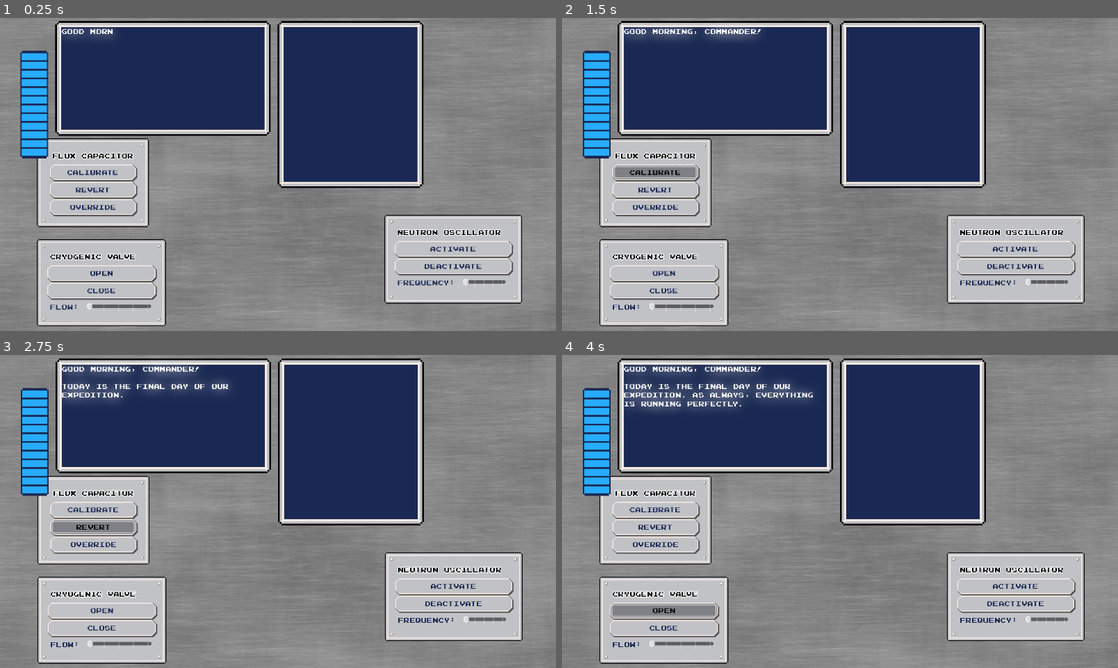
Above: before the commit, frames 1-4 (two rows, left to right).
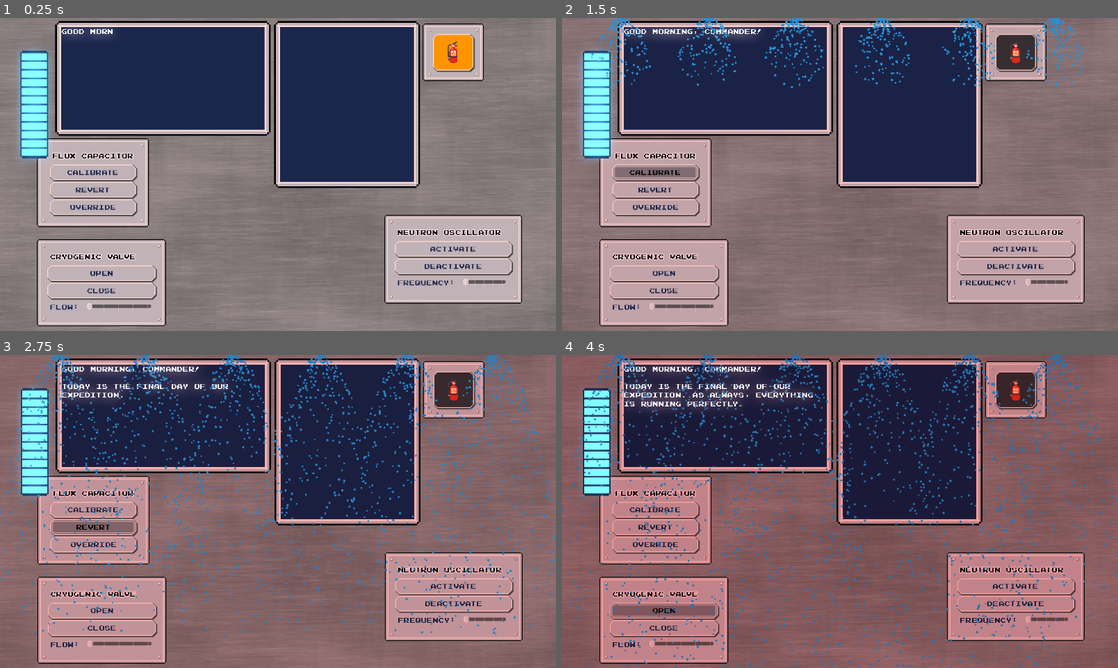
Above: after the commit, the same moments.

Repository: MarcosPRus/gamejambrackeys2025.1
Game: Godot game, scene res://Objects/Main/main.tscn
Same seed, same stepped clock (60 frames per second), same inputs: the game is played once before the commit and once after it.
Inputs (mouse positions are in pixels of both pictures, inside the frame that each line leads up to):
- Up to frame 1 (0.25 s): no input
- Up to frame 2 (1.5 s): click (1017, 52) at 0.5 s, where only the run after the commit has a clickable "🧯"; click "Calibrate" at 1.25 s
- Up to frame 3 (2.75 s): click "Revert" at 2 s
- Up to frame 4 (4 s): click "Override" at 2.75 s; click "Open" at 3.5 s

The runs differ from the first frame. In frame 1, 5.6% of the frame differs, in the area x 3-88%, y 0-55%; in frame 2, 26%; in frame 3, 75%; in frame 4, 97%, in the area x 0-100%, y 0-100%.

Commit message:
finished crisis mode
Added fire supression system, dropping panels, red lights, etc

Diff:
--- a/Assets/Resources/CustomTheme.tres
+++ b/Assets/Resources/CustomTheme.tres
@@ -1,5 +1,6 @@
 [gd_resource type="Theme" load_steps=6 format=3 uid="uid://qphyb6yi7v3u"]
 
+[ext_resource type="StyleBox" uid="uid://dds2q1x1864sf" path="res://Assets/Resources/new_style_box_flat.tres" id="1_b4d6a"]
 [ext_resource type="Texture2D" uid="uid://bld2e0sw1qiga" path="res://Assets/Sprites/GUI Elements/Panel_Texture.png" id="1_rmgjf"]
 
 [sub_resource type="StyleBoxFlat" id="StyleBoxFlat_mq6v0"]
@@ -40,25 +41,6 @@
 shadow_size = 2
 shadow_offset = Vector2(2, 2)
 
-[sub_resource type="StyleBoxFlat" id="StyleBoxFlat_w216r"]
-bg_color = Color(0.760784, 0.764706, 0.780392, 1)
-border_width_left = 2
-border_width_top = 2
-border_width_right = 2
-border_width_bottom = 2
-border_color = Color(1, 0.945098, 0.909804, 1)
-corner_radius_top_left = 8
-corner_radius_top_right = 8
-corner_radius_bottom_right = 8
-corner_radius_bottom_left = 8
-corner_detail = 1
-expand_margin_left = 6.0
-expand_margin_top = 6.0
-expand_margin_right = 6.0
-expand_margin_bottom = 6.0
-shadow_size = 2
-shadow_offset = Vector2(2, 2)
-
 [sub_resource type="StyleBoxTexture" id="StyleBoxTexture_euyy8"]
 texture = ExtResource("1_rmgjf")
 texture_margin_left = 20.0
@@ -80,7 +62,7 @@
 Button/colors/font_pressed_color = Color(1, 1, 1, 1)
 Button/styles/hover = SubResource("StyleBoxFlat_mq6v0")
 Button/styles/hover_pressed = SubResource("StyleBoxFlat_sc32y")
-Button/styles/normal = SubResource("StyleBoxFlat_w216r")
+Button/styles/normal = ExtResource("1_b4d6a")
 Button/styles/pressed = SubResource("StyleBoxFlat_sc32y")
 HSlider/icons/grabber = null
 Label/colors/font_color = Color(0.113725, 0.168627, 0.32549, 1)
--- /dev/null
+++ b/Assets/Resources/new_style_box_flat.tres
@@ -0,0 +1,20 @@
+[gd_resource type="StyleBoxFlat" format=3 uid="uid://dds2q1x1864sf"]
+
+[resource]
+bg_color = Color(0.760784, 0.764706, 0.780392, 1)
+border_width_left = 2
+border_width_top = 2
+border_width_right = 2
+border_width_bottom = 2
+border_color = Color(1, 0.945098, 0.909804, 1)
+corner_radius_top_left = 8
+corner_radius_top_right = 8
+corner_radius_bottom_right = 8
+corner_radius_bottom_left = 8
+corner_detail = 1
+expand_margin_left = 6.0
+expand_margin_top = 6.0
+expand_margin_right = 6.0
+expand_margin_bottom = 6.0
+shadow_size = 2
+shadow_offset = Vector2(2, 2)
--- a/Objects/CrisisHandler/crisis_handler.gd
+++ b/Objects/CrisisHandler/crisis_handler.gd
@@ -6,21 +6,25 @@
 @onready var ExplosionSoundPlayer = $ExplosionSoundPlayer
 @onready var AlarmSoundPlayer = $AlarmSoundPlayer
 @onready var SprinklerSystem = $SprinklerSystem
+@onready var RedLights = $RedLight/AnimationPlayer
 
-var fire_chance: float = 0.001
-var panel_drop_chance: float = 0.0005
+var fire_chance: float = 0.005
+var panel_drop_chance: float = 0.005
 
 
 func _process(delta: float) -> void:
 	if Global.crisis_mode:
 		if !AlarmSoundPlayer.playing:
 			AlarmSoundPlayer.play()
+		if !RedLights.is_playing():
+			RedLights.play("blink_red_light")
 		shake_camera()
 		create_fires()
 		drop_panels()
 		Global.ship_integrity -= delta
 	else:
 		AlarmSoundPlayer.stop()
+		RedLights.stop()
 
 
 
@@ -36,11 +40,9 @@
 		fire_instance.global_position = Vector2(randi_range(0,1280), randi_range(0,720))
 		get_tree().current_scene.add_child(fire_instance)
 
-		SprinklerSystem.start_sprinklers()
-
 func drop_panels():
-	pass
-
+	if randf() < panel_drop_chance * Global.crisis_level:
+		Global.GUI.drop_panel()
 
 func run_crisis_mode() -> void:
 	var intensity: int = randi_range(10,40)
--- a/Objects/CrisisHandler/crisis_handler.tscn
+++ b/Objects/CrisisHandler/crisis_handler.tscn
@@ -1,10 +1,48 @@
-[gd_scene load_steps=6 format=3 uid="uid://dkv51fcanfo0r"]
+[gd_scene load_steps=9 format=3 uid="uid://dkv51fcanfo0r"]
 
 [ext_resource type="Script" path="res://Objects/CrisisHandler/crisis_handler.gd" id="1_h1dux"]
 [ext_resource type="Script" path="res://Objects/Main/camera_2d.gd" id="2_65ngm"]
 [ext_resource type="AudioStream" uid="uid://wfldvutwd6wk" path="res://Assets/Sounds/Arcade Explosion.wav" id="3_iafhy"]
 [ext_resource type="AudioStream" uid="uid://cwcyikhxgh72g" path="res://Assets/Sounds/Alarm Sound.wav" id="4_q55hf"]
 [ext_resource type="PackedScene" uid="uid://cinyq7s5lh2pt" path="res://Objects/SprinklerSystem/sprinkler_system.tscn" id="5_yquw4"]
+
+[sub_resource type="Animation" id="Animation_rkmp6"]
+resource_name = "blink_red_light"
+length = 1.15
+loop_mode = 1
+tracks/0/type = "value"
+tracks/0/imported = false
+tracks/0/enabled = true
+tracks/0/path = NodePath(".:color")
+tracks/0/interp = 1
+tracks/0/loop_wrap = true
+tracks/0/keys = {
+"times": PackedFloat32Array(0, 0.575, 1.15),
+"transitions": PackedFloat32Array(1, 1, 1),
+"update": 0,
+"values": [Color(1, 1, 1, 1), Color(1, 0.53025, 0.55653, 1), Color(1, 1, 1, 1)]
+}
+
+[sub_resource type="Animation" id="Animation_4aunh"]
+length = 0.001
+tracks/0/type = "value"
+tracks/0/imported = false
+tracks/0/enabled = true
+tracks/0/path = NodePath(".:color")
+tracks/0/interp = 1
+tracks/0/loop_wrap = true
+tracks/0/keys = {
+"times": PackedFloat32Array(0),
+"transitions": PackedFloat32Array(1),
+"update": 0,
+"values": [Color(1, 0, 0.302, 0.216)]
+}
+
+[sub_resource type="AnimationLibrary" id="AnimationLibrary_her8n"]
+_data = {
+"RESET": SubResource("Animation_4aunh"),
+"blink_red_light": SubResource("Animation_rkmp6")
+}
 
 [node name="CrisisHandler" type="Node2D"]
 script = ExtResource("1_h1dux")
@@ -22,3 +60,12 @@
 volume_db = -15.0
 
 [node name="SprinklerSystem" parent="." instance=ExtResource("5_yquw4")]
+
+[node name="RedLight" type="CanvasModulate" parent="."]
+color = Color(1, 0, 0.302, 0.216)
+
+[node name="AnimationPlayer" type="AnimationPlayer" parent="RedLight"]
+libraries = {
+"": SubResource("AnimationLibrary_her8n")
+}
+autoplay = "blink_red_light"
--- /dev/null
+++ b/Objects/Fire/fire.gd
@@ -0,0 +1,19 @@
+extends GPUParticles2D
+
+var extinguishing: bool = false
+
+func _process(delta: float) -> void:
+	if Global.SprinklerSystem.sprinklers_on and !extinguishing:
+		extinguish()
+
+	#print(modulate.a)
+
+
+func extinguish() -> void:
+	emitting = false
+	await get_tree().create_timer(10).timeout
+	queue_free()
+	#extinguishing = true
+	#var tween = get_tree().create_tween()
+	#tween.tween_property(self, "modulate.a", 0.0, 5)
+	#print("EXTINGUISH MEE")
--- a/Objects/Fire/fire.tscn
+++ b/Objects/Fire/fire.tscn
@@ -1,7 +1,8 @@
-[gd_scene load_steps=9 format=3 uid="uid://dxgd1q1kxrimq"]
+[gd_scene load_steps=10 format=3 uid="uid://dxgd1q1kxrimq"]
 
 [ext_resource type="Gradient" uid="uid://mal4qwrhwhn5" path="res://Objects/Fire/Fire_gradient.tres" id="1_y2c33"]
 [ext_resource type="Texture2D" uid="uid://yuogmei7ba43" path="res://Objects/Fire/fire_texture.tres" id="2_f0uli"]
+[ext_resource type="Script" path="res://Objects/Fire/fire.gd" id="3_30afx"]
 
 [sub_resource type="GradientTexture1D" id="GradientTexture1D_w06ne"]
 gradient = ExtResource("1_y2c33")
@@ -43,3 +44,4 @@
 process_material = SubResource("ParticleProcessMaterial_3bmk3")
 texture = ExtResource("2_f0uli")
 lifetime = 10.0
+script = ExtResource("3_30afx")
--- a/Objects/GUI/GUI.tscn
+++ b/Objects/GUI/GUI.tscn
@@ -6,6 +6,25 @@
 [ext_resource type="Texture2D" uid="uid://uyipdsugflsm" path="res://Assets/Sprites/GUI Elements/ProgressBar/Under.png" id="4_jagda"]
 [ext_resource type="Texture2D" uid="uid://he51s5s6sicu" path="res://Assets/Sprites/GUI Elements/ProgressBar/Progress.png" id="5_wabh2"]
 [ext_resource type="Texture2D" uid="uid://7oe48uy43yie" path="res://Assets/Sprites/GUI Elements/Screen_Texture.png" id="6_2t3lh"]
+
+[sub_resource type="StyleBoxFlat" id="StyleBoxFlat_ss7xu"]
+bg_color = Color(1, 0.639216, 0, 1)
+border_width_left = 2
+border_width_top = 2
+border_width_right = 2
+border_width_bottom = 2
+border_color = Color(1, 0.945098, 0.909804, 1)
+corner_radius_top_left = 8
+corner_radius_top_right = 8
+corner_radius_bottom_right = 8
+corner_radius_bottom_left = 8
+corner_detail = 1
+expand_margin_left = 6.0
+expand_margin_top = 6.0
+expand_margin_right = 6.0
+expand_margin_bottom = 6.0
+shadow_size = 2
+shadow_offset = Vector2(2, 2)
 
 [sub_resource type="StyleBoxTexture" id="StyleBoxTexture_mqddc"]
 texture = ExtResource("6_2t3lh")
@@ -25,7 +44,26 @@
 
 [node name="Console" parent="." instance=ExtResource("2_qcdrg")]
 
-[node name="FluxCapacitor" type="PanelContainer" parent="."]
+[node name="SprinklersButton" type="PanelContainer" parent="." groups=["breakable_panels"]]
+layout_mode = 0
+offset_left = 984.0
+offset_top = 24.0
+offset_right = 1105.0
+offset_bottom = 136.0
+script = ExtResource("3_ixn6v")
+
+[node name="VBoxContainer" type="VBoxContainer" parent="SprinklersButton"]
+layout_mode = 2
+size_flags_horizontal = 5
+
+[node name="CheckButton" type="Button" parent="SprinklersButton/VBoxContainer"]
+layout_mode = 2
+theme_override_font_sizes/font_size = 56
+theme_override_styles/normal = SubResource("StyleBoxFlat_ss7xu")
+toggle_mode = true
+text = "🧯"
+
+[node name="FluxCapacitor" type="PanelContainer" parent="." groups=["breakable_panels"]]
 layout_mode = 0
 offset_left = 96.0
 offset_top = 288.0
@@ -55,7 +93,7 @@
 layout_mode = 2
 text = "Override"
 
-[node name="CryogenicValve" type="PanelContainer" parent="."]
+[node name="CryogenicValve" type="PanelContainer" parent="." groups=["breakable_panels"]]
 layout_mode = 0
 offset_left = 96.0
 offset_top = 520.0
@@ -96,7 +134,7 @@
 tick_count = 5
 ticks_on_borders = true
 
-[node name="NeutronOscillator" type="PanelContainer" parent="."]
+[node name="NeutronOscillator" type="PanelContainer" parent="." groups=["breakable_panels"]]
 layout_mode = 0
 offset_left = 896.0
 offset_top = 464.0
@@ -148,6 +186,7 @@
 fill_mode = 3
 texture_under = ExtResource("4_jagda")
 texture_progress = ExtResource("5_wabh2")
+tint_progress = Color(3, 3, 3, 1)
 
 [node name="MainScreenContainer" type="PanelContainer" parent="."]
 layout_mode = 0
@@ -167,9 +206,9 @@
 
 [node name="SecondaryScreenContainer" type="PanelContainer" parent="."]
 layout_mode = 0
-offset_left = 640.0
+offset_left = 632.0
 offset_top = 8.0
-offset_right = 976.0
+offset_right = 968.0
 offset_bottom = 392.0
 theme_override_styles/panel = SubResource("StyleBoxTexture_mqddc")
 
@@ -178,6 +217,7 @@
 layout_mode = 2
 bbcode_enabled = true
 
+[connection signal="toggled" from="SprinklersButton/VBoxContainer/CheckButton" to="." method="_on_check_button_toggled"]
 [connection signal="pressed" from="FluxCapacitor/VBoxContainer/Calibrate" to="." method="_on_flux_capacitor_calibrate_pressed"]
 [connection signal="pressed" from="FluxCapacitor/VBoxContainer/Revert" to="." method="_on_flux_capacitor_revert_pressed"]
 [connection signal="pressed" from="FluxCapacitor/VBoxContainer/Override" to="." method="_on_flux_capacitor_override_pressed"]
--- a/Objects/GUI/gui.gd
+++ b/Objects/GUI/gui.gd
@@ -44,6 +44,16 @@
 	#$MainScreenText.text = new_text
 
 
+func drop_panel() -> void:
+	var breakable_panels: Array[Node]
+
+	for panel in get_children():
+		if panel.is_in_group("breakable_panels"):
+			breakable_panels.append(panel)
+
+	breakable_panels[randi_range(0,breakable_panels.size()-1)].broken = true
+
+
 ############################
 ## Flux capacitor signals ##
 ############################
@@ -79,3 +89,12 @@
 
 func _on_adjust_neutron_oscillator_frequency_drag_ended(value_changed: bool) -> void:
 	Global.action_pressed = "Adjust Neutron Oscillator Frequency to " + str($NeutronOscillator/VBoxContainer/HBoxContainer/AdjustFrequency.value)
+
+
+func _on_check_button_toggled(toggled_on: bool) -> void:
+	if toggled_on:
+		Global.SprinklerSystem.start_sprinklers()
+		await get_tree().create_timer(5).timeout
+		$SprinklersButton/VBoxContainer/CheckButton.button_pressed = false
+	else:
+		Global.SprinklerSystem.stop_sprinklers()
--- a/Objects/Global/global.gd
+++ b/Objects/Global/global.gd
@@ -1,6 +1,7 @@
 extends Node
 
 var GUI : Control
+var SprinklerSystem : Node2D
 var main_screen_tween : Tween
 
 var crisis_mode : bool = false
--- a/Objects/SprinklerSystem/sprinkler_system.gd
+++ b/Objects/SprinklerSystem/sprinkler_system.gd
@@ -1,13 +1,18 @@
 extends Node2D
+
+var sprinklers_on:bool = false
 
 func _ready() -> void:
 	for sprinkler in get_children():
 		sprinkler.emitting = false
+	Global.SprinklerSystem = self
 
 func start_sprinklers():
+	sprinklers_on = true
 	for sprinkler in get_children():
 		sprinkler.emitting = true
 
 func stop_sprinklers():
+	sprinklers_on = false
 	for sprinkler in get_children():
 		sprinkler.emitting = false
--- a/Objects/SprinklerSystem/sprinkler_system.tscn
+++ b/Objects/SprinklerSystem/sprinkler_system.tscn
@@ -16,6 +16,7 @@
 color = Color(0.160784, 0.678431, 1, 1)
 
 [node name="SprinklerSystem" type="Node2D"]
+z_index = 10
 script = ExtResource("1_wcj65")
 
 [node name="Sprinkler1" type="GPUParticles2D" parent="."]
--- a/project.godot
+++ b/project.godot
@@ -25,6 +25,10 @@
 window/size/viewport_height=720
 window/stretch/mode="viewport"
 
+[global_group]
+
+breakable_panels=""
+
 [gui]
 
 theme/custom="res://Assets/Resources/CustomTheme.tres"
Not shown: 1 places in Objects/GUI/GUI.tscn that only renumber resources
